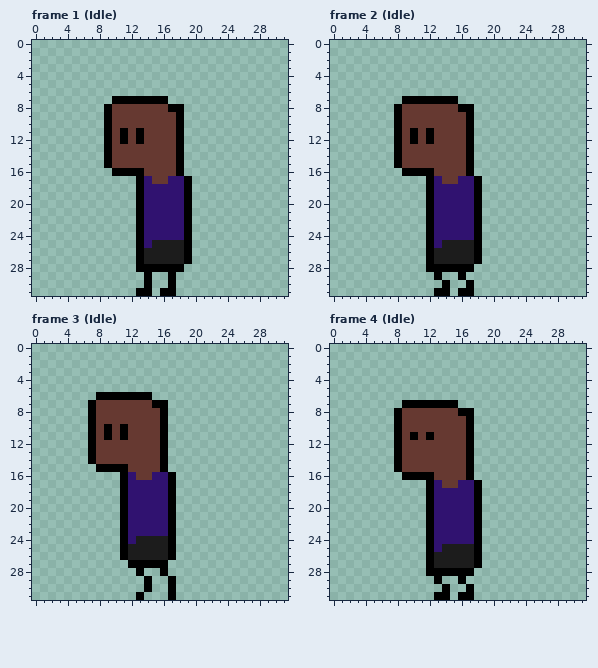
Pixel-art file -- art/rav.aseprite. The picture above is the old version.
32x32 pixels, 18 frames. Shown: frame 1 (Idle), frame 2 (Idle), frame 3 (Idle), frame 4 (Idle). The commit also changed other frames, which this record leaves out.
After the commit:
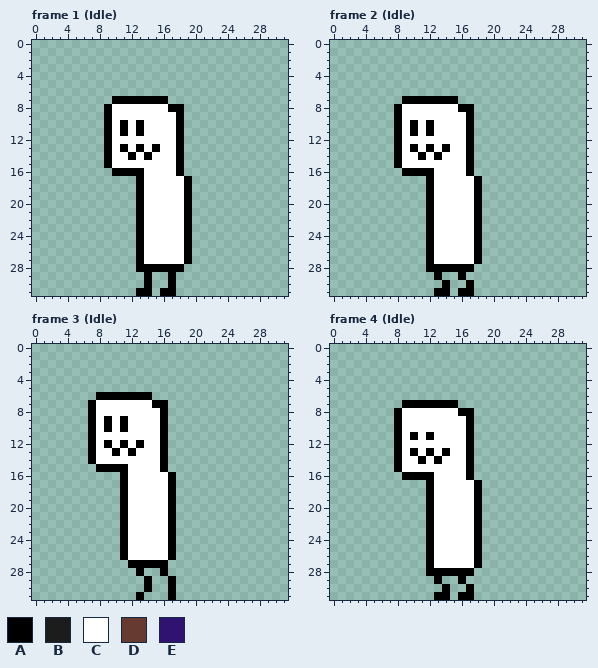
Palette (. is transparent): A #000000  B #1c1c1c  C #ffffff  D #663931  E #301270
Difference:
layer "uwu/Mouth" now shown
Changed rows in their new state; - is an unchanged pixel.
Frame 1 (Idle):
first column x 10:
 8 CCCCCCC--
 9 CCCCCCCC-
10 CACACCCC-
11 C-C-CCCC-
12 CCCCCCCC-
13 CACACACC-
14 CCACACCC-
15 CCCCCCCC-
16 ----CCCC-
17 ----CCCCC
18 ----CCCCC
19 ----CCCCC
20 ----CCCCC
21 ----CCCCC
22 ----CCCCC
23 ----CCCCC
24 ----CCCCC
25 ----CCCCC
26 ----CCCCC
27 ----CCCCC
Frame 2 (Idle):
first column x 9:
 8 CCCCCCC--
 9 CCCCCCCC-
10 CACACCCC-
11 C-C-CCCC-
12 CCCCCCCC-
13 CACACACC-
14 CCACACCC-
15 CCCCCCCC-
16 ----CCCC-
17 ----CCCCC
18 ----CCCCC
19 ----CCCCC
20 ----CCCCC
21 ----CCCCC
22 ----CCCCC
23 ----CCCCC
24 ----CCCCC
25 ----CCCCC
26 ----CCCCC
27 ----CCCCC
Frame 3 (Idle):
first column x 8:
 7 CCCCCCC--
 8 CCCCCCCC-
 9 CACACCCC-
10 C-C-CCCC-
11 CCCCCCCC-
12 CACACACC-
13 CCACACCC-
14 CCCCCCCC-
15 ----CCCC-
16 ----CCCCC
17 ----CCCCC
18 ----CCCCC
19 ----CCCCC
20 ----CCCCC
21 ----CCCCC
22 ----CCCCC
23 ----CCCCC
24 ----CCCCC
25 ----CCCCC
26 ----CCCCC
Frame 4 (Idle):
first column x 9:
 8 CCCCCCC--
 9 CCCCCCCC-
10 CCCCCCCC-
11 C-C-CCCC-
12 CCCCCCCC-
13 CACACACC-
14 CCACACCC-
15 CCCCCCCC-
16 ----CCCC-
17 ----CCCCC
18 ----CCCCC
19 ----CCCCC
20 ----CCCCC
21 ----CCCCC
22 ----CCCCC
23 ----CCCCC
24 ----CCCCC
25 ----CCCCC
26 ----CCCCC
27 ----CCCCC
